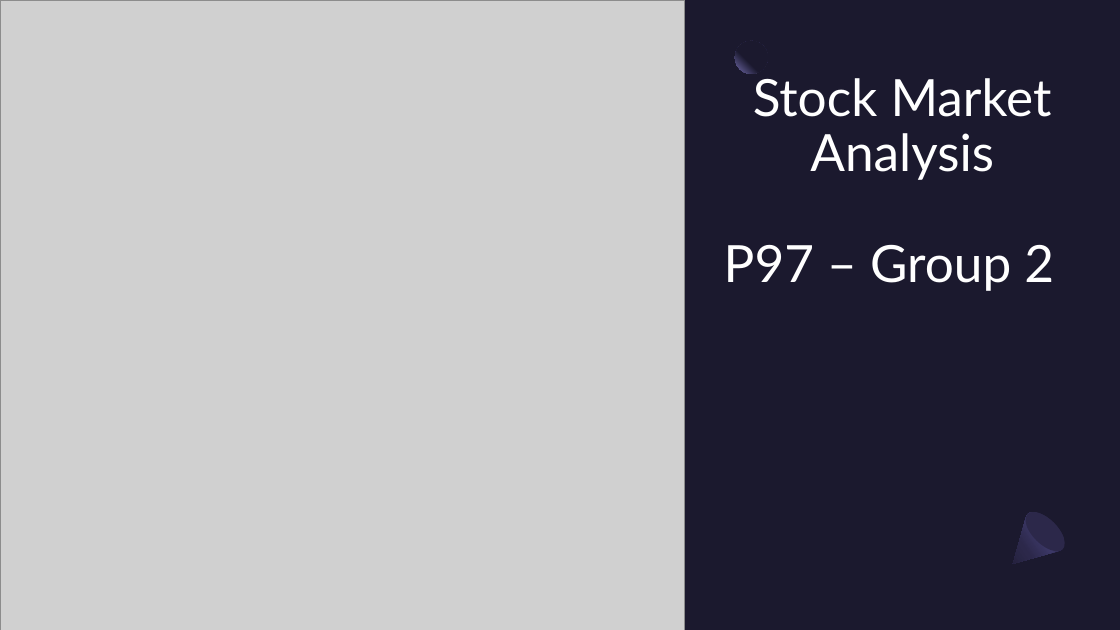
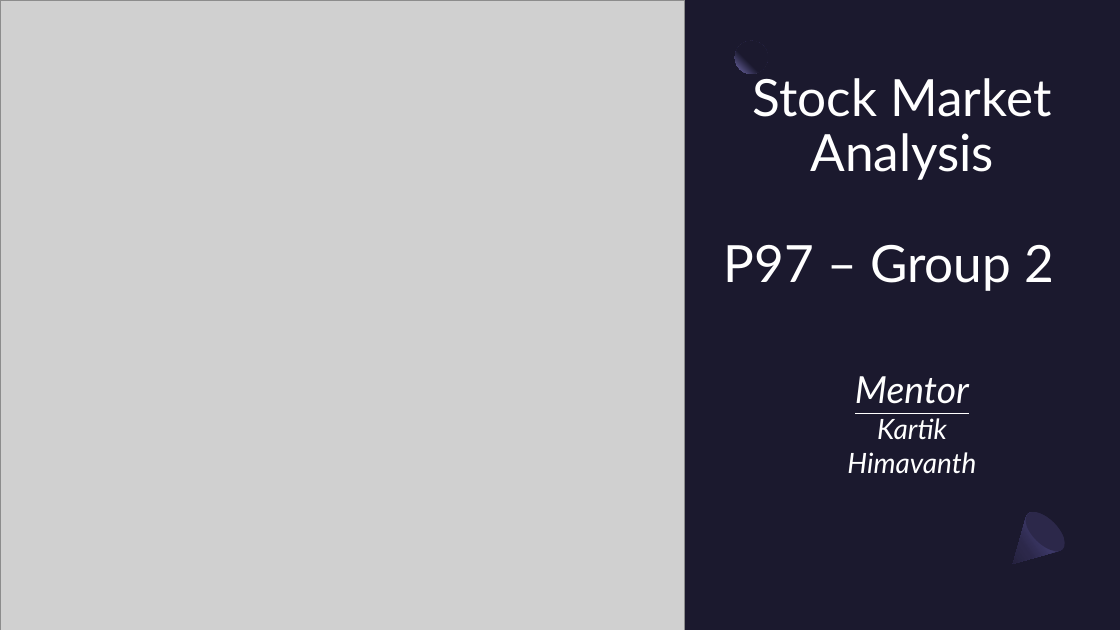
Before and after one commit to piyumaha12/Stock_Prediction, a slide deck: slide 1 of PPT/Gr2 - P97-Stock Market Analysis.pptx. Drawn at 1120x630 pixels with LibreOffice and Linux fonts; fonts in the diff are those of the drawing; grey boxes stand for pictures. Boxes give left, top, right and bottom in pixels: in the first picture for what was removed or moved away, otherwise in the second. Text is boxed around its words. In the diff, an @@ line names an element or a change of style, - is before the commit and + after.

```diff
--- a/PPT/Gr2 - P97-Stock Market Analysis.pptx
+++ b/PPT/Gr2 - P97-Stock Market Analysis.pptx
@@ text added at <box>847,376,976,474</box>, 24 pt, text #FFFFFF, italic @@
+Mentor
+Kartik
+Himavanth
```
Also in this commit, not shown: 2 other slides changed, 14 slides added, 9 slides removed, 1 other file.
